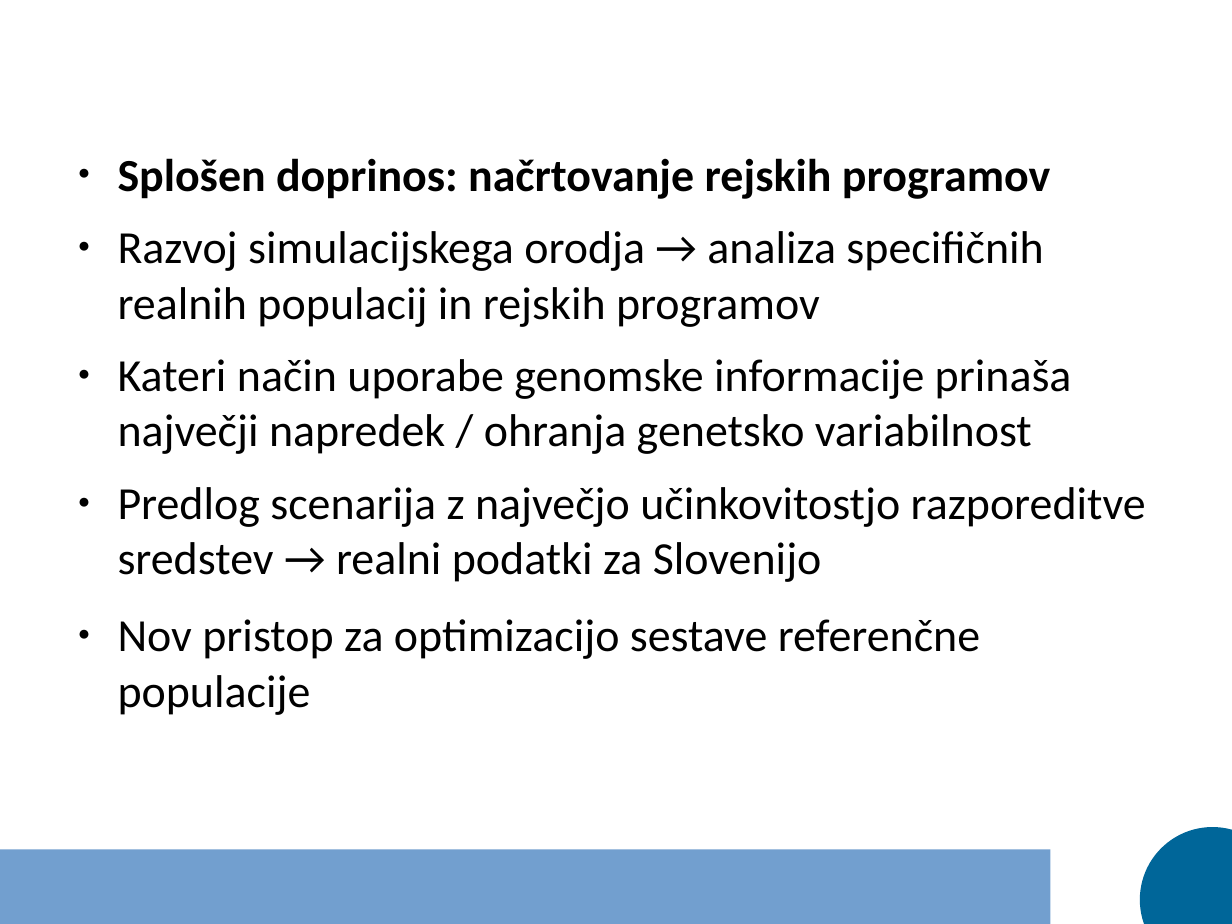
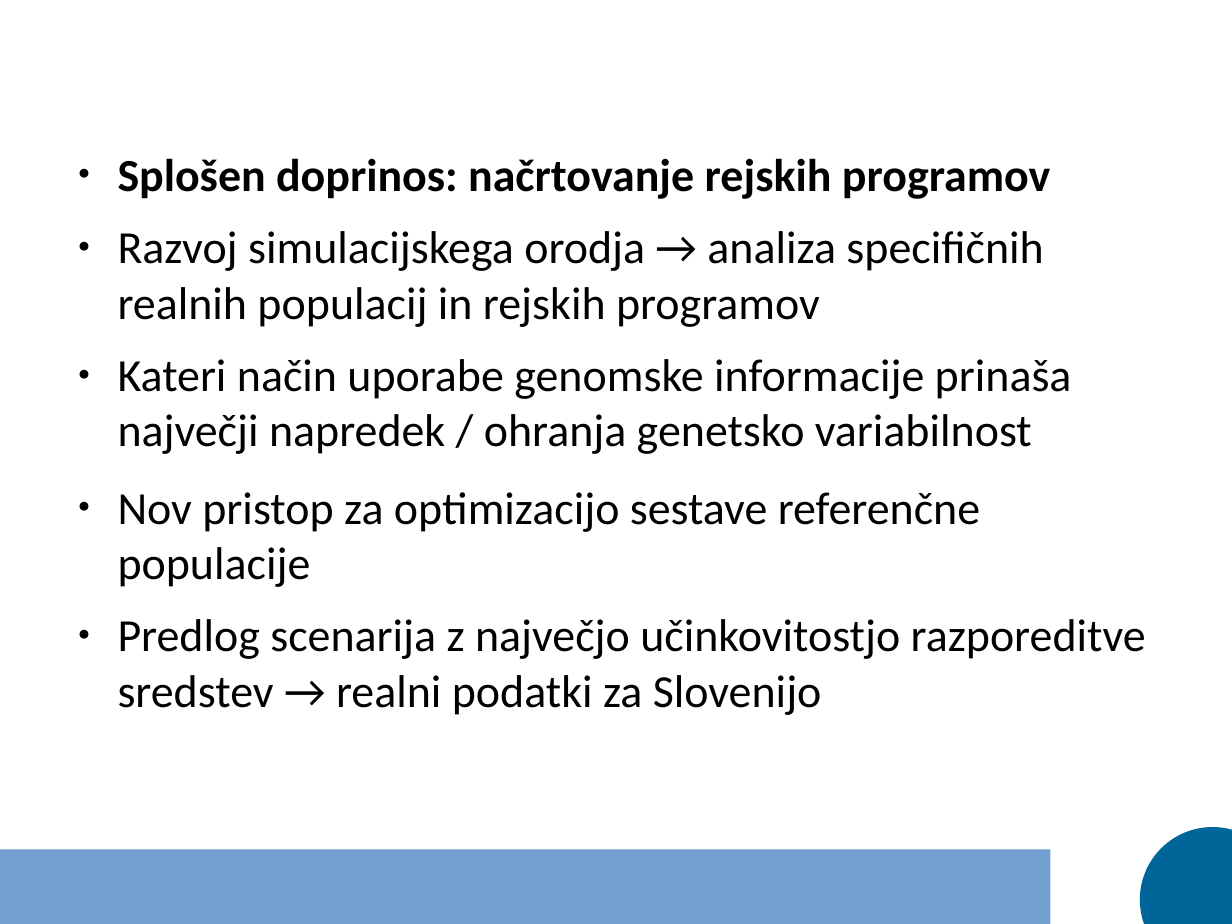
Before and after one commit to janaobsteter/Genotype_CODES, a slide deck: slide 31 of Predstavitev_dispozicija.odp. Drawn at 1232x924 pixels with LibreOffice and Linux fonts; fonts in the diff are those of the drawing. Boxes give left, top, right and bottom in pixels: in the first picture for what was removed or moved away, otherwise in the second. Text is boxed around its words. In the diff, an @@ line names an element or a change of style, - is before the commit and + after.

```diff
--- a/Predstavitev_dispozicija.odp
+++ b/Predstavitev_dispozicija.odp
@@ text at [118, 492, 980, 587]: paragraph added @@
+● Nov pristop za optimizacijo sestave referenčne populacije
@@ text at [118, 619, 980, 659]: paragraph removed @@
-● Nov pristop za optimizacijo sestave referenčne populacije
```
Also in this commit, not shown: 3 other slides changed, 4 other files.
